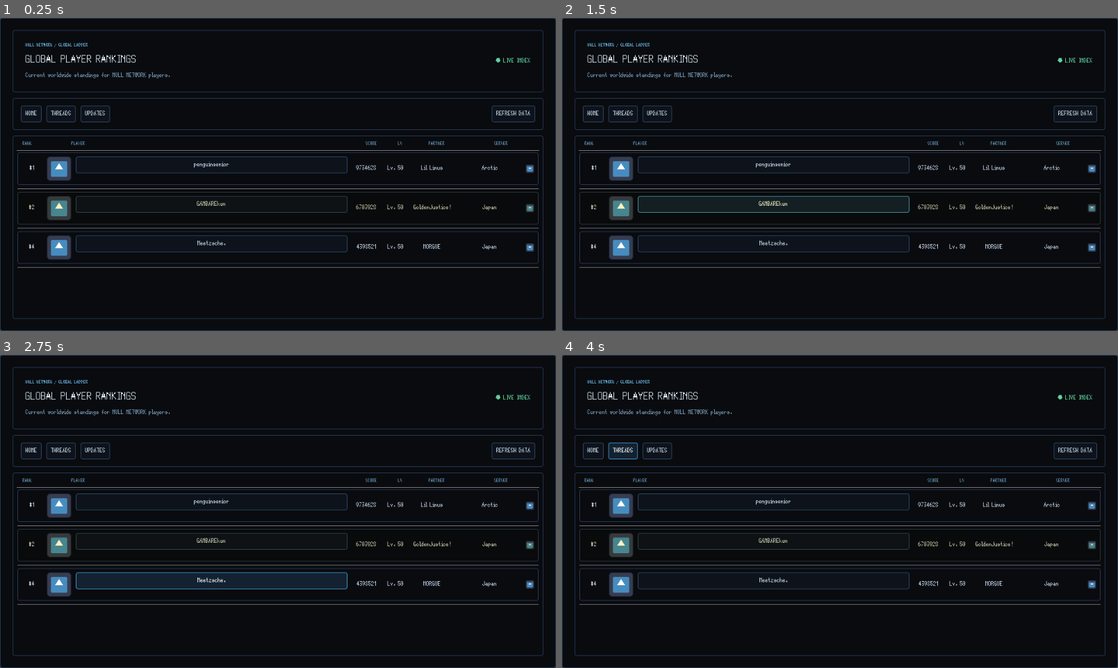
Above: before the commit, frames 1-4 (two rows, left to right).
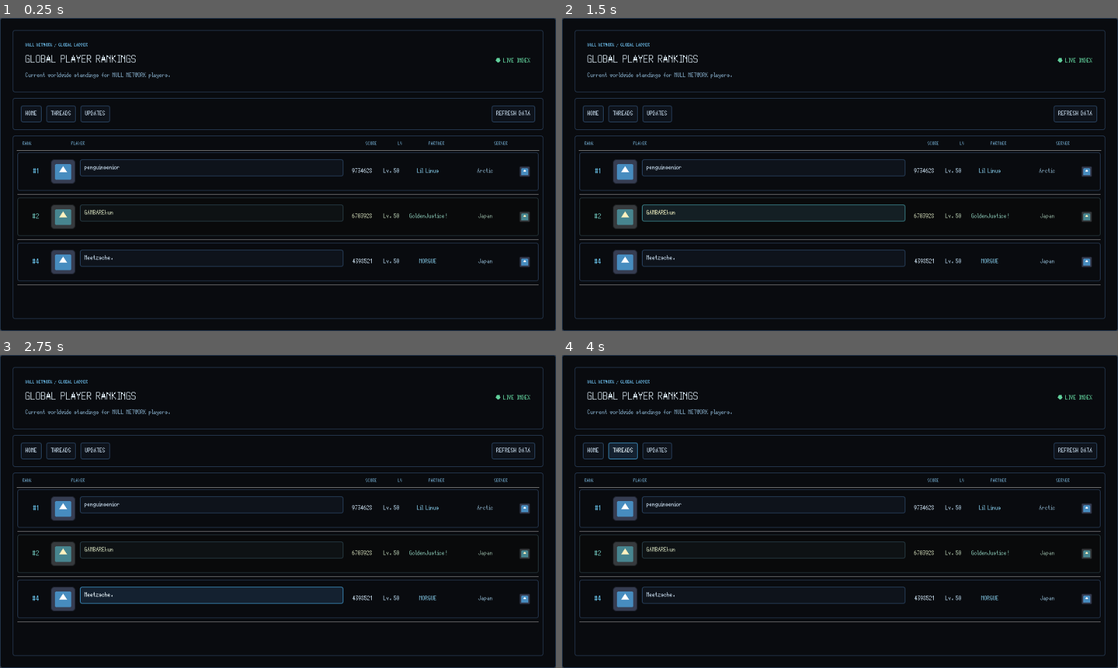
Above: after the commit, the same moments.

Repository: GYU-GAZE/NULL-NETWORK
Game: Godot game, scene res://apps/forum/rankings/rankings_app.tscn
Same seed, same stepped clock (60 frames per second), same inputs: the game is played once before the commit and once after it. This scene is started directly instead of the project's main scene. The engine's default icon, where the game draws it, is replaced by a stand-in: a white triangle on a blue panel in a dark square.
Inputs:
- Up to frame 1 (0.25 s): no input
- Up to frame 2 (1.5 s): click "penguinsenior" at 0.5 s; click "GANBAREkun" at 1.25 s
- Up to frame 3 (2.75 s): click "Neetzsche." at 2 s
- Up to frame 4 (4 s): click "HOME" at 2.75 s; click "THREADS" at 3.5 s

The runs differ from the first frame. In frame 1, 7.4% of the frame differs, in the area x 3-97%, y 44-86%; in frame 2, 9.3%; in frame 3, 11%; in frame 4, 7.4%.

Commit message:
Redesign ranking rows

Diff:
--- a/apps/forum/rankings/ranking_row_ui.tscn
+++ b/apps/forum/rankings/ranking_row_ui.tscn
@@ -1,26 +1,35 @@
-[gd_scene format=3 uid="uid://5i7rt18tc1v2"]
+[gd_scene load_steps=3 format=3 uid="uid://5i7rt18tc1v2"]
 
-[ext_resource type="Script" uid="uid://sj2n48ryfj5v" path="res://apps/forum/rankings/ranking_row_ui.gd" id="1_tslle"]
+[ext_resource type="Script" uid="uid://sj2n48ryfj5v" path="res://apps/forum/rankings/ranking_row_ui.gd" id="1_script"]
+[ext_resource type="Theme" path="res://data/assets/themes/null_channel_ui.tres" id="2_theme"]
 
-[node name="RankingRowUi" type="PanelContainer" unique_id=621506018]
-anchors_preset = 15
-anchor_right = 1.0
-anchor_bottom = 1.0
-grow_horizontal = 2
-grow_vertical = 2
+[node name="RankingRowUi" type="PanelContainer"]
+custom_minimum_size = Vector2(0, 56)
 size_flags_horizontal = 3
-script = ExtResource("1_tslle")
+theme = ExtResource("2_theme")
+script = ExtResource("1_script")
 
-[node name="MainHBox" type="HBoxContainer" parent="." unique_id=370285830]
+[node name="RowMargin" type="MarginContainer" parent="."]
 layout_mode = 2
+theme_override_constants/margin_left = 7
+theme_override_constants/margin_top = 5
+theme_override_constants/margin_right = 7
+theme_override_constants/margin_bottom = 5
 
-[node name="RankLabel" type="Label" parent="MainHBox" unique_id=1520382355]
+[node name="MainHBox" type="HBoxContainer" parent="RowMargin"]
+layout_mode = 2
+theme_override_constants/separation = 8
+
+[node name="RankLabel" type="Label" parent="RowMargin/MainHBox"]
 unique_name_in_owner = true
 custom_minimum_size = Vector2(35, 0)
 layout_mode = 2
+theme_override_colors/font_color = Color(0.42, 0.78, 0.94, 1)
+theme_override_font_sizes/font_size = 18
 horizontal_alignment = 1
+vertical_alignment = 1
 
-[node name="AvatarRect" type="TextureRect" parent="MainHBox" unique_id=1583548702]
+[node name="AvatarRect" type="TextureRect" parent="RowMargin/MainHBox"]
 unique_name_in_owner = true
 custom_minimum_size = Vector2(42, 42)
 layout_mode = 2
@@ -28,53 +37,66 @@
 expand_mode = 1
 stretch_mode = 5
 
-[node name="PlayerVBox" type="VBoxContainer" parent="MainHBox" unique_id=1016319986]
+[node name="PlayerVBox" type="VBoxContainer" parent="RowMargin/MainHBox"]
 layout_mode = 2
 size_flags_horizontal = 3
+theme_override_constants/separation = 1
 
-[node name="NameButton" type="Button" parent="MainHBox/PlayerVBox" unique_id=1438901368]
+[node name="NameButton" type="Button" parent="RowMargin/MainHBox/PlayerVBox"]
 unique_name_in_owner = true
 layout_mode = 2
+alignment = 0
 
-[node name="TitleLabel" type="Label" parent="MainHBox/PlayerVBox" unique_id=425595245]
+[node name="TitleLabel" type="Label" parent="RowMargin/MainHBox/PlayerVBox"]
 unique_name_in_owner = true
 layout_mode = 2
+theme_override_colors/font_color = Color(0.47, 0.6, 0.7, 1)
+theme_override_font_sizes/font_size = 13
 clip_text = true
 
-[node name="ScoreLabel" type="Label" parent="MainHBox" unique_id=1930514493]
+[node name="ScoreLabel" type="Label" parent="RowMargin/MainHBox"]
 unique_name_in_owner = true
 custom_minimum_size = Vector2(50, 0)
 layout_mode = 2
+theme_override_colors/font_color = Color(0.78, 0.86, 0.92, 1)
 horizontal_alignment = 1
+vertical_alignment = 1
 
-[node name="LevelLabel" type="Label" parent="MainHBox" unique_id=525248385]
+[node name="LevelLabel" type="Label" parent="RowMargin/MainHBox"]
 unique_name_in_owner = true
 custom_minimum_size = Vector2(35, 0)
 layout_mode = 2
+theme_override_colors/font_color = Color(0.68, 0.8, 0.88, 1)
 horizontal_alignment = 1
+vertical_alignment = 1
 
-[node name="PartnerAPKLabel" type="Label" parent="MainHBox" unique_id=1158143611]
+[node name="PartnerAPKLabel" type="Label" parent="RowMargin/MainHBox"]
 unique_name_in_owner = true
 custom_minimum_size = Vector2(75, 0)
 layout_mode = 2
+theme_override_colors/font_color = Color(0.48, 0.73, 0.84, 1)
 horizontal_alignment = 1
+vertical_alignment = 1
 clip_text = true
 
-[node name="ServerHBox" type="HBoxContainer" parent="MainHBox" unique_id=1530499478]
+[node name="ServerHBox" type="HBoxContainer" parent="RowMargin/MainHBox"]
 custom_minimum_size = Vector2(130, 0)
 layout_mode = 2
+theme_override_constants/separation = 5
 
-[node name="ServerLabel" type="Label" parent="MainHBox/ServerHBox" unique_id=1318818345]
+[node name="ServerLabel" type="Label" parent="RowMargin/MainHBox/ServerHBox"]
 unique_name_in_owner = true
 custom_minimum_size = Vector2(50, 0)
 layout_mode = 2
 size_flags_horizontal = 3
+theme_override_colors/font_color = Color(0.48, 0.61, 0.7, 1)
 horizontal_alignment = 1
+vertical_alignment = 1
 clip_text = true
 
-[node name="ServerFlagRect" type="TextureRect" parent="MainHBox/ServerHBox" unique_id=320633659]
+[node name="ServerFlagRect" type="TextureRect" parent="RowMargin/MainHBox/ServerHBox"]
 unique_name_in_owner = true
-custom_minimum_size = Vector2(14, 10)
+custom_minimum_size = Vector2(18, 12)
 layout_mode = 2
 expand_mode = 1
 stretch_mode = 5
